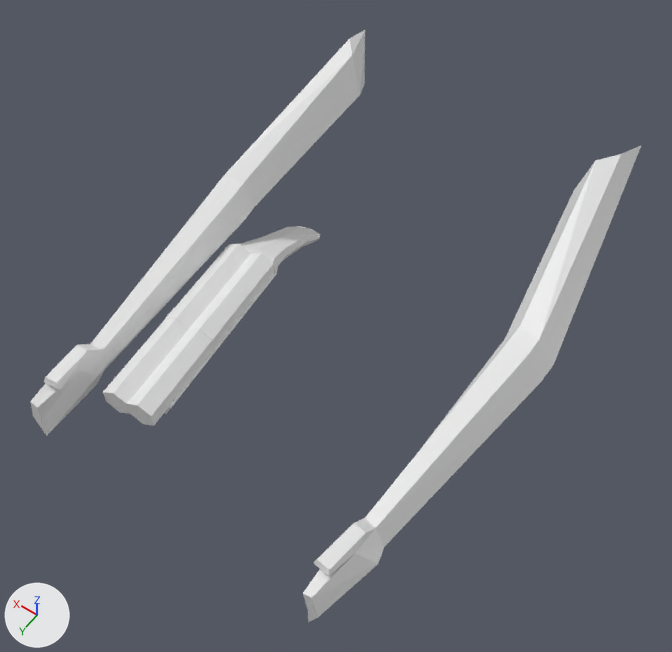
The Blender file The Ascension Trials/Assets/MODELS/hand.blend as it was, and as the next commit left it.
Camera for both pictures: a 50 mm lens placed at (-8.34, 15.1, 16.16), pointed at (-0.16, 3.66, -1.83). The axes (+X, +Y, +Z) are drawn at lower left. The lights are the same throughout.
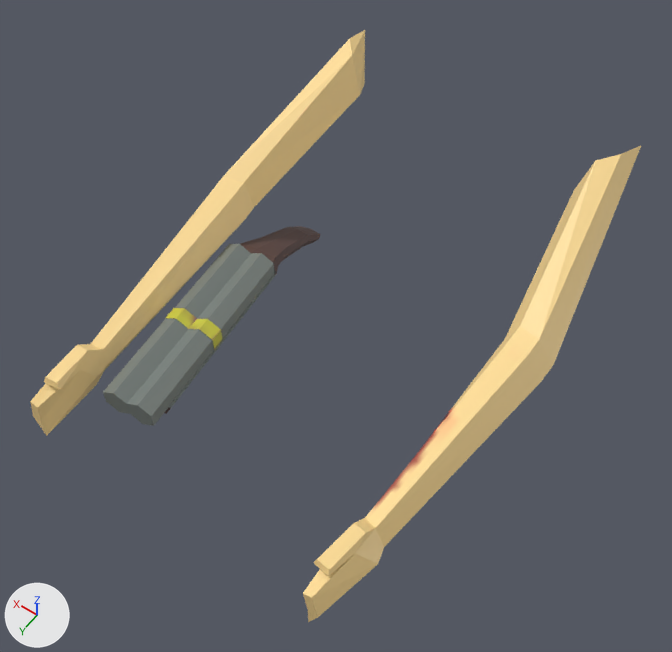
Patch to the scene script:
```diff
--- a/The Ascension Trials/Assets/MODELS/hand.blend.py
+++ b/The Ascension Trials/Assets/MODELS/hand.blend.py
@@ img_gun @@
+img_gun = load_image('gun', '../Textures/gun.png', 128, 128, 'sRGB')
@@ img_untitled @@
+img_untitled = load_image('Untitled', '../Textures/hand.png', 128, 128, 'sRGB')
@@ mat_gun @@
+mat_gun = principled_material('Gun')
+mat_gun.texture = img_gun
@@ mat_material_001 @@
+mat_material_001 = principled_material('Material.001')
+mat_material_001.texture = img_untitled
@@ me_cylinder @@
 me_cylinder.from_pydata(...)  # 72 vertices, 68 faces; spans x -5.1..5.1, y -3.8..9.74, z -2.65..1.03
 # used by ob_cylinder; location = (0.0, 0.0, 0.0)
+# me_cylinder part 1: texture (UV) coordinates of 68 of 68 faces, centred in x -4.86..4.86, y -2.89..9.72, z -2.33..0.35, changed; they spanned u 0.0..1.0, v 0.06..1.0 and now span u 0.0..0.93, v 0.0..1.0
+me_cylinder.materials.append(mat_material_001)  # picture img_untitled
@@ me_cylinder_003 @@
 me_cylinder_003.from_pydata(...)  # 95 vertices, 75 faces; spans x -1.03..2.7, y -1.03..4.26, z -2.15..1.0
+me_cylinder_003.materials.append(mat_gun)  # picture img_gun
```

Pixel boxes (x1, y1, x2, y2) of what changed, in the pictures (672 x 652 px):
'Cylinder', recoloured, surface changed (white to beige): (30, 30, 641, 622) in both
'Cylinder.002', recoloured (white to grey): (103, 226, 320, 426) in both
